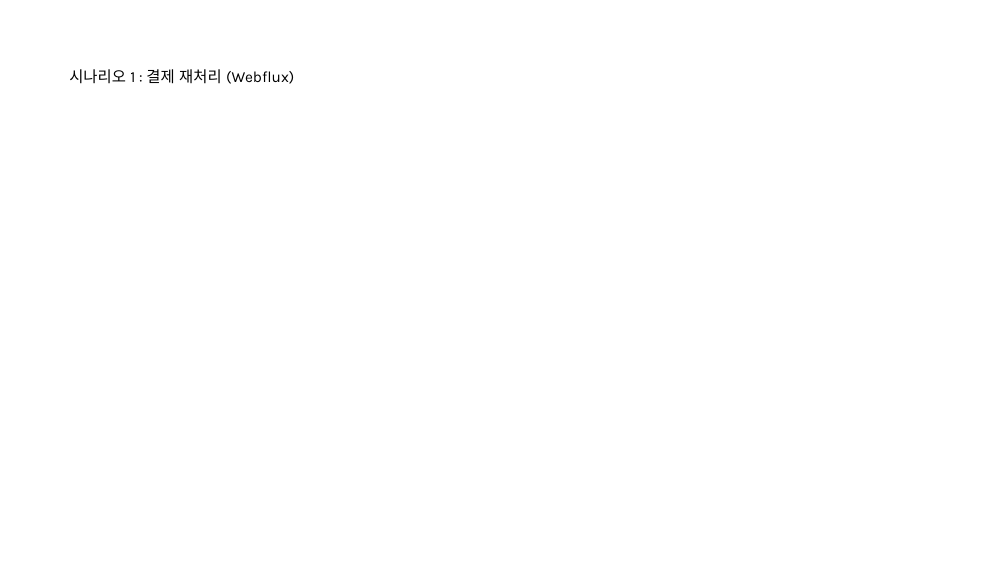
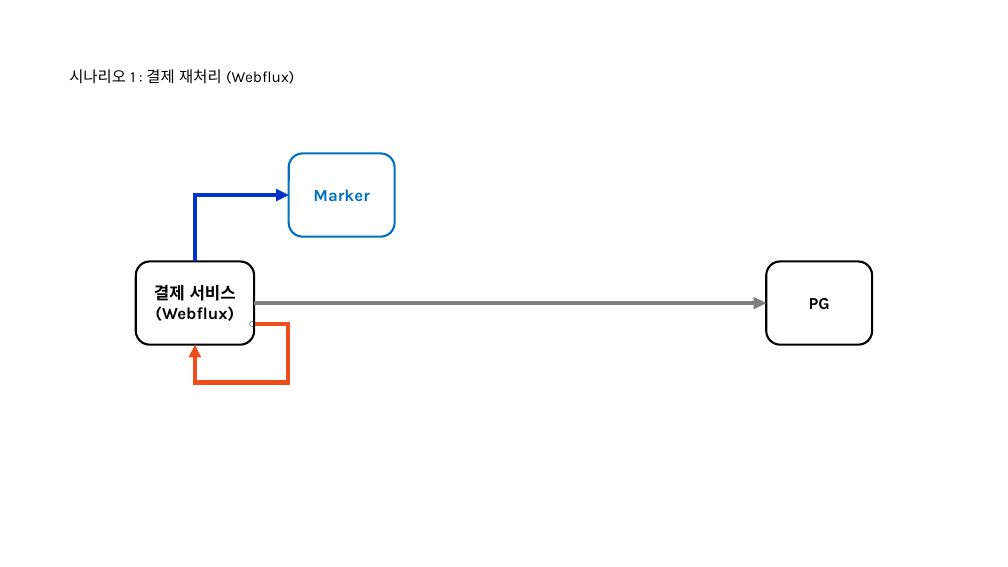
Before and after one commit to nayasis/fastcampus-hyper-webflux, a slide deck: slide 9 of 99.ppt/[Ch4-8. 결제 서비스 기능확장.pptx (slide 6 before the commit). Drawn at 1008x567 pixels with LibreOffice and Linux fonts; fonts in the diff are those of the drawing; background and template pictures are left out. Boxes give left, top, right and bottom in pixels: in the first picture for what was removed or moved away, otherwise in the second. Text is boxed around its words. In the diff, an @@ line names an element or a change of style, - is before the commit and + after.

```diff
--- a/99.ppt/[Ch4-8. 결제 서비스 기능확장.pptx
+++ b/99.ppt/[Ch4-8. 결제 서비스 기능확장.pptx
@@ rounded rectangle added at [288, 153, 394, 237], outline #0070C0 1.5 pt, 12 pt, text #0070C0, bold @@
+Marker
@@ elbow arrow added from (195, 261) to (288, 196), #0033CC 3 pt @@
@@ rounded rectangle added at [136, 261, 254, 345], outline #000000 1.5 pt, 12 pt, text #000000, bold @@
+결제 서비스
+(Webflux)
@@ rounded rectangle added at [766, 261, 872, 345], outline #000000 1.5 pt, 12 pt, text #000000, bold @@
+PG
@@ elbow arrow added from (255, 324) to (195, 345), #ED4D1B 3 pt @@
@@ ellipse added at [250, 322, 255, 327], outline #1E3256 0.25 pt @@
@@ arrow added from (254, 303) to (766, 303), #808080 3 pt @@
```
Also in this commit, not shown: 6 other slides changed, 10 slides added.
